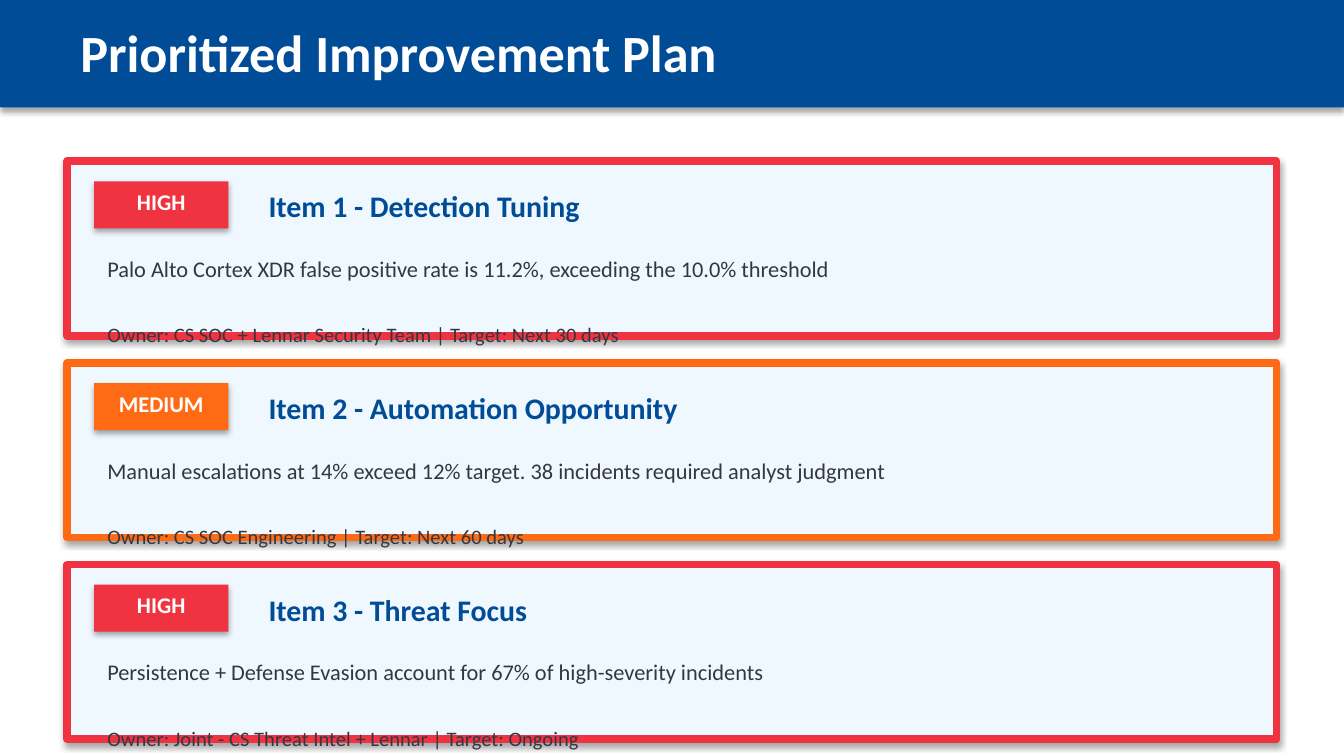
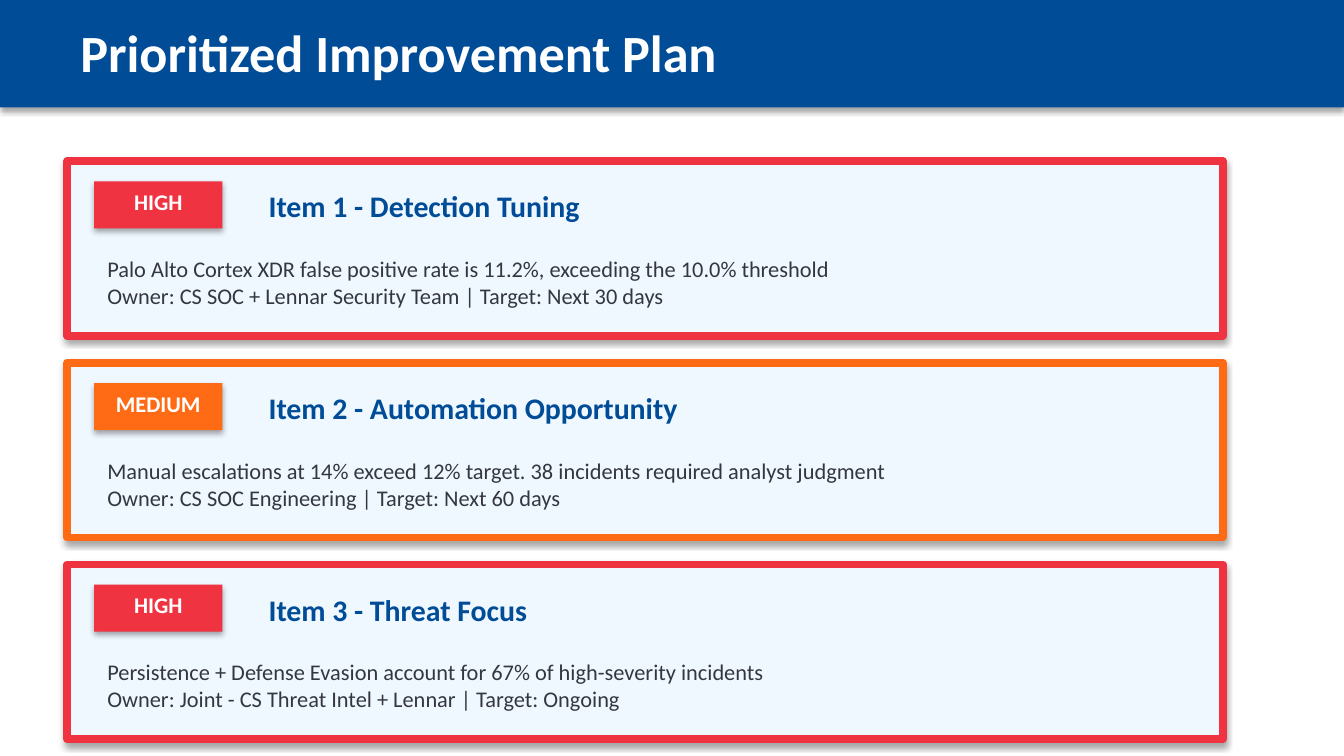
Before and after one commit to peregr956/Escalation-Details-Report, a slide deck: slide 14 of output/escalation_report_2025-12-19.pptx. Drawn at 1344x756 pixels with LibreOffice and Linux fonts; fonts in the diff are those of the drawing; background and template pictures are left out. Boxes give left, top, right and bottom in pixels: in the first picture for what was removed or moved away, otherwise in the second. Text is boxed around its words. In the diff, an @@ line names an element or a change of style, - is before the commit and + after.

```diff
--- a/output/escalation_report_2025-12-19.pptx
+++ b/output/escalation_report_2025-12-19.pptx
@@ rectangle: place and size @@
-rectangle at [67,161,1277,336]
+rectangle at [67,161,1223,336]
@@ rectangle "HIGH": place and size @@
-rectangle "HIGH" at [94,181,228,228]
+rectangle "HIGH" at [94,181,223,228]
@@ text at [107,288,663,308]: paragraph added @@
+Owner: CS SOC + Lennar Security Team | Target: Next 30 days
@@ text removed at [107,325,618,348] @@
-Owner: CS SOC + Lennar Security Team | Target: Next 30 days
@@ rectangle: place and size @@
-rectangle at [67,363,1277,538]
+rectangle at [67,363,1223,538]
@@ rectangle "MEDIUM": place and size @@
-rectangle "MEDIUM" at [94,383,228,430]
+rectangle "MEDIUM" at [94,383,223,430]
@@ text at [107,490,560,510]: paragraph added @@
+Owner: CS SOC Engineering | Target: Next 60 days
@@ text removed at [107,527,523,550] @@
-Owner: CS SOC Engineering | Target: Next 60 days
@@ rectangle: place and size @@
-rectangle at [67,564,1277,739]
+rectangle at [67,564,1223,739]
@@ rectangle "HIGH": place and size @@
-rectangle "HIGH" at [94,585,228,632]
+rectangle "HIGH" at [94,585,223,632]
@@ text at [107,691,619,711]: paragraph added @@
+Owner: Joint - CS Threat Intel + Lennar | Target: Ongoing
@@ text removed at [107,729,579,752] @@
-Owner: Joint - CS Threat Intel + Lennar | Target: Ongoing
```
Also in this commit, not shown: 9 other slides changed, 9 other files.
